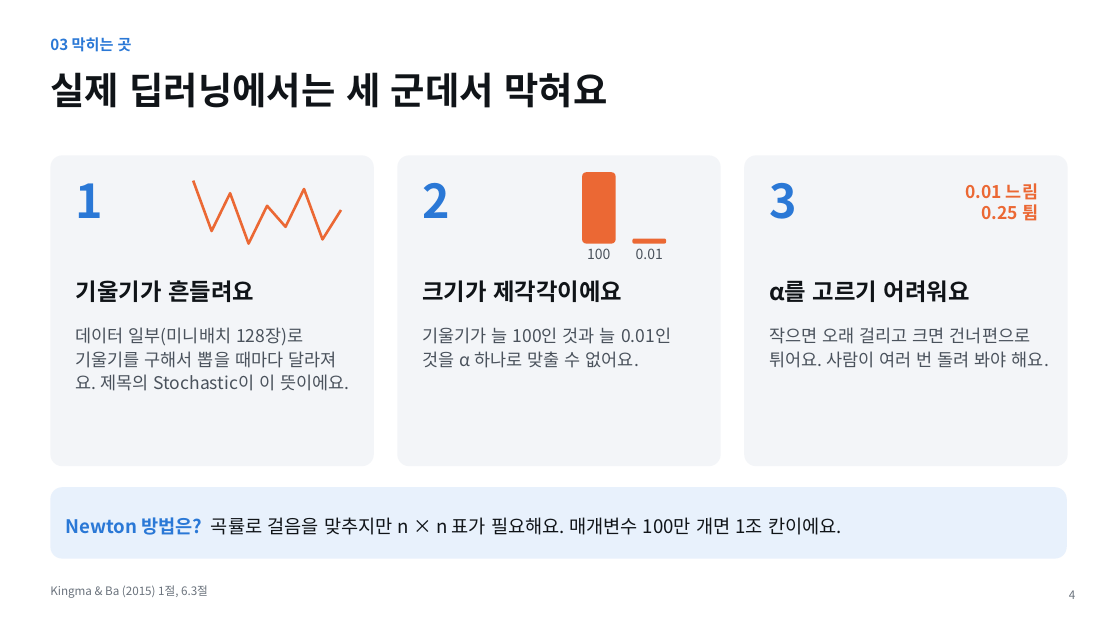
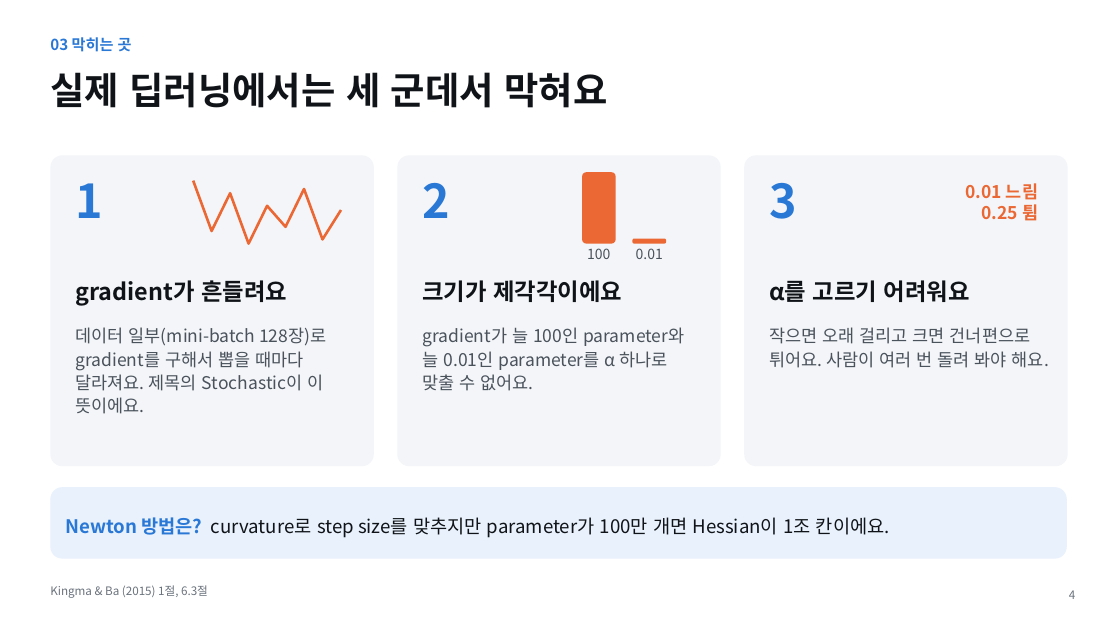
Before and after one commit to tkdgh123/tkdgh123.github.io, a slide deck: slide 4 of adam/Adam_PaperSeminar.pptx. Drawn at 1120x630 pixels with LibreOffice and Linux fonts; fonts in the diff are those of the drawing. Boxes give left, top, right and bottom in pixels: in the first picture for what was removed or moved away, otherwise in the second. Text is boxed around its words. In the diff, an @@ line names an element or a change of style, - is before the commit and + after.

```diff
--- a/adam/Adam_PaperSeminar.pptx
+++ b/adam/Adam_PaperSeminar.pptx
@@ text at <box>76,280,287,306</box>: text changed @@
-기울기가 흔들려요
+gradient가 흔들려요
@@ text at <box>76,327,326,414</box>: text changed @@
-데이터 일부(미니배치 128장)로 기울기를 구해서 뽑을 때마다 달라져요. 제목의 Stochastic이 이 뜻이에요.
+데이터 일부(mini-batch 128장)로 gradient를 구해서 뽑을 때마다 달라져요. 제목의 Stochastic이 이 뜻이에요.
@@ text at <box>422,327,684,391</box>: text changed @@
-기울기가 늘 100인 것과 늘 0.01인 것을 α 하나로 맞출 수 없어요.
+gradient가 늘 100인 parameter와 늘 0.01인 parameter를 α 하나로 맞출 수 없어요.
@@ text in rounded rectangle at <box>65,517,890,538</box>: text changed @@
-Newton 방법은? 곡률로 걸음을 맞추지만 n × n 표가 필요해요. 매개변수 100만 개면 1조 칸이에요.
+Newton 방법은? curvature로 step size를 맞추지만 parameter가 100만 개면 Hessian이 1조 칸이에요.
```
Also in this commit, not shown: 16 other slides changed, 2 other files.
